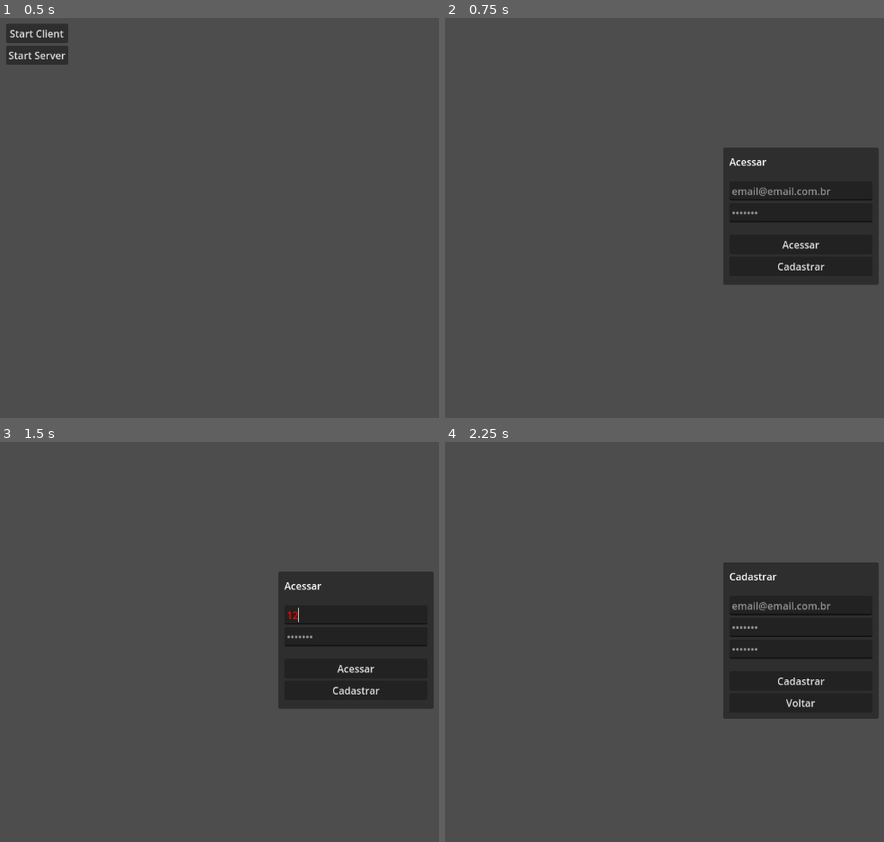
Above: before the commit, frames 1-4 (two rows, left to right).
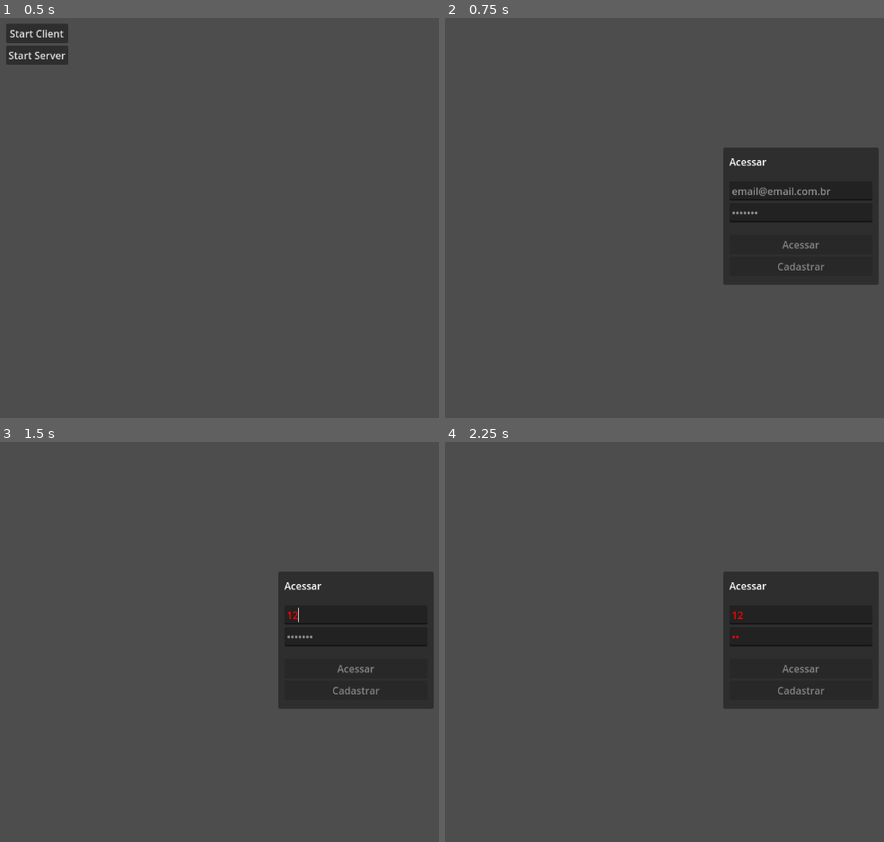
Above: after the commit, the same moments.

Repository: matheusoreis/GodOS
Game: Godot game, scene res://boot.tscn
Same seed, same stepped clock (60 frames per second), same inputs: the game is played once before the commit and once after it.
Inputs (mouse positions are in pixels of both pictures, inside the frame that each line leads up to):
- Up to frame 1 (0.5 s): no input
- Up to frame 2 (0.75 s): click "Start Client" at 0.5 s
- Up to frame 3 (1.5 s): click (355, 614) at 1.27 s; type "12" at 1.35 s
- Up to frame 4 (2.25 s): click (800, 638) at 1.5 s; type "12" at 1.58 s; click (800, 690) at 2 s, where only the run before the commit has a clickable "Cadastrar"

Frame 1 is identical in both runs. In frame 2, 0.2% of the frame differs, in the area x 75-87%, y 55-64%; in frame 3, 0.2%; in frame 4, 2.6%, in the area x 63-99%, y 30-70%.

Commit message:
SignUp finalizado

Diff:
--- a/boot.gd
+++ b/boot.gd
@@ -52,6 +52,17 @@
 				_server.start_server()
 		)
 
+		# TODO: Fazer a tela de desconexão.
+		_client.connection_failed.connect(
+			func():
+				pass
+		)
+
+		_client.server_disconnected.connect(
+			func():
+				pass
+		)
+
 
 func _start_client_in_release() -> void:
 	if _boot:
--- a/interface/scenes/sign_in/sign_in.gd
+++ b/interface/scenes/sign_in/sign_in.gd
@@ -7,7 +7,7 @@
 @onready var _close_button: Button = $content/top_bar/margin/close
 @onready var _email_line: LineEdit = $content/margin/content/inputs/email
 @onready var _password_line: LineEdit = $content/margin/content/inputs/password
-@onready var _access_button: Button = $content/margin/content/buttons/confirm
+@onready var _confirm_button: Button = $content/margin/content/buttons/confirm
 @onready var _sign_up_button: Button = $content/margin/content/buttons/sign_up
 
 @export_group("Variables")
@@ -23,8 +23,8 @@
 	if not _client:
 		return
 
-	# Conecta o sinal de "pressionado" do botão de acessar
-	_access_button.pressed.connect(
+	# Conecta o sinal de "pressionado" do botão de confirmar
+	_confirm_button.pressed.connect(
 		func():
 			var email_text = _email_line.text
 			var password_text = _password_line.text
@@ -33,12 +33,12 @@
 				print("Por favor, preencha todos os campos.")
 				return
 
-			_access_button.disabled = true
+			_confirm_button.disabled = true
 			_sign_up_button.disabled = true
 			_close_button.disabled = true
 
-			# Envia a requisição de login para o servidor
-			_request_login.rpc_id(1, email_text, password_text)
+			# Envia a requisição de sign in para o servidor
+			_request_sign_in.rpc_id(1, email_text, password_text)
 	)
 
 	# Conecta o sinal de "pressionado" do botão de cadastrar
@@ -46,14 +46,6 @@
 		func():
 			WindowManager.hide_interface("sign_in")
 			WindowManager.show_interface("sign_up")
-	)
-
-	# Valida a senha enquanto o usuário digita
-	_password_line.text_changed.connect(
-		func(new_text: String):
-			_password_line.add_theme_color_override(
-				"font_color", Color.RED if new_text.length() < min_password_length else Color.WHITE
-			)
 	)
 
 	# Valida o e-mail enquanto o usuário digita
@@ -65,31 +57,25 @@
 			)
 	)
 
+	# Valida a senha enquanto o usuário digita
+	_password_line.text_changed.connect(
+		func(new_text: String):
+			_password_line.add_theme_color_override(
+				"font_color", Color.RED if new_text.length() < min_password_length else Color.WHITE
+			)
+	)
+
 	# Ativa os botões quando o cliente conectar ao servidor
 	_client.connected_to_server.connect(
 		func():
-			_access_button.disabled = false
+			_confirm_button.disabled = false
 			_sign_up_button.disabled = false
-	)
-
-	# Desativa os botões se falhar a conexão
-	_client.connection_failed.connect(
-		func():
-			_access_button.disabled = true
-			_sign_up_button.disabled = true
-	)
-
-	# Desativa ao servidor se desconectar
-	_client.server_disconnected.connect(
-		func():
-			_access_button.disabled = true
-			_sign_up_button.disabled = true
 	)
 
 
 func _reset_ui() -> void:
 	_close_button.disabled = false
-	_access_button.disabled = false
+	_confirm_button.disabled = false
 	_sign_up_button.disabled = false
 
 	_email_line.clear()
@@ -97,7 +83,7 @@
 
 
 @rpc("any_peer", "call_remote")
-func _request_login(email: String, password: String) -> void:
+func _request_sign_in(email: String, password: String) -> void:
 	# Obtém o id do peer do jogador que solicitou a função
 	var sender_id: int = multiplayer.get_remote_sender_id()
 	var error_messages: Array[String] = []
@@ -105,7 +91,7 @@
 	# Verifica se a versão do cliente está correta
 	if Constants.version != Constants.version:
 		error_messages.append("O seu cliente está desatualizado!")
-		_on_login_failed.rpc_id(sender_id, error_messages)
+		_on_sign_up_failed.rpc_id(sender_id, error_messages)
 		return
 
 	# Monta endpoint, headers e body da requisição
@@ -128,14 +114,14 @@
 	if status_code != 201:
 		error_messages.append_array(Fetch.format_errors(response_data))
 		# Chama a função de erro no cliente (sender_id)
-		_on_login_failed.rpc_id(sender_id, error_messages)
+		_on_sign_up_failed.rpc_id(sender_id, error_messages)
 		return
 
 	# Verifica se o usuário já está logado com esse sender_id
 	if Globals.users.has(sender_id):
 		error_messages.append("Você já está autenticado no servidor!")
 		# Informa ao cliente que o login foi mal-sucedido
-		_on_login_failed.rpc_id(sender_id, error_messages)
+		_on_sign_up_failed.rpc_id(sender_id, error_messages)
 		return
 
 	# Verifica se outro usuário com mesmo ID já está conectado
@@ -143,7 +129,7 @@
 		if existing_user["id"] == response_data["id"]:
 			error_messages.append("Essa conta já está conectada ao servidor por outro dispositivo!")
 			# Informa ao cliente que o login foi mal-sucedido
-			_on_login_failed.rpc_id(sender_id, error_messages)
+			_on_sign_up_failed.rpc_id(sender_id, error_messages)
 			return
 
 	# Cria e armazena o dicionário do usuário
@@ -162,11 +148,11 @@
 	actor_list_ui.request_actors(sender_id)
 
 	# Informa ao cliente que o login foi bem-sucedido
-	_on_login_success.rpc_id(sender_id, "Sucesso ao acessar o jogo!")
+	_on_sign_in_success.rpc_id(sender_id, "Sucesso ao acessar o jogo!")
 
 
 @rpc("authority", "call_local")
-func _on_login_success(message: String) -> void:
+func _on_sign_in_success(message: String) -> void:
 	WindowManager.hide_interface("sign_in")
 	WindowManager.show_interface("actor_list")
 
@@ -175,6 +161,6 @@
 
 
 @rpc("authority", "call_local")
-func _on_login_failed(messages: Array[String]) -> void:
+func _on_sign_up_failed(messages: Array[String]) -> void:
 	ShowNotification.show(messages)
 	_reset_ui()
--- a/interface/scenes/sign_in/sign_in.tscn
+++ b/interface/scenes/sign_in/sign_in.tscn
@@ -75,10 +75,12 @@
 custom_minimum_size = Vector2(0, 30)
 layout_mode = 2
 theme_override_styles/focus = SubResource("StyleBoxEmpty_vbywh")
+disabled = true
 text = "Acessar"
 
 [node name="sign_up" type="Button" parent="content/margin/content/buttons"]
 custom_minimum_size = Vector2(0, 30)
 layout_mode = 2
 theme_override_styles/focus = SubResource("StyleBoxEmpty_vbywh")
+disabled = true
 text = "Cadastrar"
--- a/interface/scenes/sign_up/sign_up.gd
+++ b/interface/scenes/sign_up/sign_up.gd
@@ -2,12 +2,14 @@
 extends Interface
 
 
-@onready var close_button: Button = $content/top_bar/margin/close
-@onready var email_line: LineEdit = $content/margin/content/inputs/email
-@onready var password_line: LineEdit = $content/margin/content/inputs/password
-@onready var re_password_line: LineEdit = $content/margin/content/inputs/re_password
-@onready var confirm_button: Button = $content/margin/content/buttons/confirm
-@onready var back_button: Button = $content/margin/content/buttons/back
+@export_group("Objects")
+@onready var _client: Client = $"../../Network/Client"
+@onready var _close_button: Button = $content/top_bar/margin/close
+@onready var _email_line: LineEdit = $content/margin/content/inputs/email
+@onready var _password_line: LineEdit = $content/margin/content/inputs/password
+@onready var _re_password_line: LineEdit = $content/margin/content/inputs/re_password
+@onready var _confirm_button: Button = $content/margin/content/buttons/confirm
+@onready var _back_button: Button = $content/margin/content/buttons/back
 
 
 @export_group("Variables")
@@ -19,68 +21,136 @@
 func _ready() -> void:
 	super()
 
-	confirm_button.pressed.connect(
-		_on_confirm_button_pressed
+	# Conecta o sinal de "pressionado" do botão de confirmar
+	_confirm_button.pressed.connect(
+		func():
+			var email_text = _email_line.text
+			var password_text = _password_line.text
+			var re_password_text = _re_password_line.text
+
+			if email_text.is_empty() || password_text.is_empty() || re_password_text.is_empty():
+				print("Por favor, preencha todos os campos.")
+				return
+
+			_confirm_button.disabled = true
+			_back_button.disabled = true
+			_close_button.disabled = true
+
+			# Envia a requisição de sign up para o servidor
+			_request_sign_up.rpc_id(1, email_text, password_text, re_password_text)
 	)
 
-	back_button.pressed.connect(
-		_on_back_button_pressed
+	# Conecta o sinal de "pressionado" do botão de voltar
+	_back_button.pressed.connect(
+		func():
+			WindowManager.hide_interface("sign_up")
+			WindowManager.show_interface("sign_in")
 	)
 
-	email_line.text_changed.connect(
+	# Valida o e-mail enquanto o usuário digita
+	_email_line.text_changed.connect(
 		func(new_text: String):
 			var is_valid = RegEx.create_from_string(email_regex).search(new_text) != null
-			email_line.add_theme_color_override(
+			_email_line.add_theme_color_override(
 				"font_color", Color.RED if not is_valid else Color.WHITE
 			)
 	)
 
-	password_line.text_changed.connect(
+	# Valida a senha enquanto o usuário digita
+	_password_line.text_changed.connect(
 		_validate_passwords
 	)
 
-	re_password_line.text_changed.connect(
+	# Valida a re senha enquanto o usuário digita
+	_re_password_line.text_changed.connect(
 		_validate_passwords
+	)
+
+	# Ativa os botões quando o cliente conectar ao servidor
+	_client.connected_to_server.connect(
+		func():
+			_confirm_button.disabled = false
+			_back_button.disabled = false
 	)
 
 
 func _validate_passwords(_new_text: String = "") -> void:
-	var is_valid_length = password_line.text.length() >= min_password_length
-	password_line.add_theme_color_override(
+	var is_valid_length = _password_line.text.length() >= min_password_length
+	_password_line.add_theme_color_override(
 		"font_color", Color.RED if not is_valid_length else Color.WHITE
 	)
 
-	var passwords_match = password_line.text == re_password_line.text
-	re_password_line.add_theme_color_override(
+	var passwords_match = _password_line.text == _re_password_line.text
+	_re_password_line.add_theme_color_override(
 		"font_color", Color.RED if not passwords_match else Color.WHITE
 	)
 
 
-func _on_confirm_button_pressed() -> void:
-	var email_line_text = email_line.text
-	var password_line_text = password_line.text
-	var re_password_line_text = re_password_line.text
+func _reset_ui() -> void:
+	_close_button.disabled = false
+	_confirm_button.disabled = false
+	_back_button.disabled = false
 
-	if email_line_text.is_empty() || password_line_text.is_empty() || re_password_line_text.is_empty():
-		print("Por favor, preencha todos os campos.")
+	_email_line.clear()
+	_password_line.clear()
+	_re_password_line.clear()
+
+
+@rpc("any_peer", "call_remote")
+func _request_sign_up(email: String, password: String, re_password: String) -> void:
+	# Obtém o id do peer do jogador que solicitou a função
+	var sender_id: int = multiplayer.get_remote_sender_id()
+	var error_messages: Array[String] = []
+
+	# Verifica se a versão do cliente está correta
+	if Constants.version != Constants.version:
+		error_messages.append("O seu cliente está desatualizado!")
+		_on_sign_up_failed.rpc_id(sender_id, error_messages)
 		return
 
-	confirm_button.disabled = true
-	back_button.disabled = true
-	close_button.disabled = true
+	if password != re_password:
+		error_messages.append("As senhas informadas não são iguais.")
+		_on_sign_up_failed.rpc_id(sender_id, error_messages)
+		return
 
-	# envia os dados
+	# Monta endpoint, headers e body da requisição
+	var endpoint = Env.backend_endpoint + "auth/sign-up"
+	var headers := {
+		"Content-Type": "application/json",
+		"Authorization": Env.backend_token
+	}
+	var body := {
+		"email": email,
+		"password": password,
+		"rePassword": re_password,
+	}
+
+	# Faz a requisição para o backend
+	var result := await Fetch.fetch_json(HTTPClient.METHOD_POST, endpoint, body, headers)
+	var status_code = result[1]
+	var response_data = result[2]
+
+	# Se falhou, envia os erros pro cliente
+	if status_code != 201:
+		error_messages.append_array(Fetch.format_errors(response_data))
+		# Chama a função de erro no cliente (sender_id)
+		_on_sign_up_failed.rpc_id(sender_id, error_messages)
+		return
+
+	# Informa ao cliente que o cadastro foi bem-sucedido
+	_on_sign_up_success.rpc_id(sender_id, response_data["message"])
 
 
-func _on_back_button_pressed() -> void:
+@rpc("authority", "call_local")
+func _on_sign_up_success(message: String) -> void:
 	WindowManager.hide_interface("sign_up")
 	WindowManager.show_interface("sign_in")
 
+	ShowNotification.show([message])
+	_reset_ui()
 
-func reset_ui() -> void:
-	close_button.disabled = false
-	confirm_button.disabled = false
-	back_button.disabled = false
 
-	email_line.clear()
-	password_line.clear()
+@rpc("authority", "call_local")
+func _on_sign_up_failed(messages: Array[String]) -> void:
+	ShowNotification.show(messages)
+	_reset_ui()
--- a/interface/scenes/sign_up/sign_up.tscn
+++ b/interface/scenes/sign_up/sign_up.tscn
@@ -81,10 +81,12 @@
 custom_minimum_size = Vector2(0, 30)
 layout_mode = 2
 theme_override_styles/focus = SubResource("StyleBoxEmpty_vbywh")
+disabled = true
 text = "Cadastrar"
 
 [node name="back" type="Button" parent="content/margin/content/buttons"]
 custom_minimum_size = Vector2(0, 30)
 layout_mode = 2
 theme_override_styles/focus = SubResource("StyleBoxEmpty_vbywh")
+disabled = true
 text = "Voltar"
Not shown, changed: README.md
